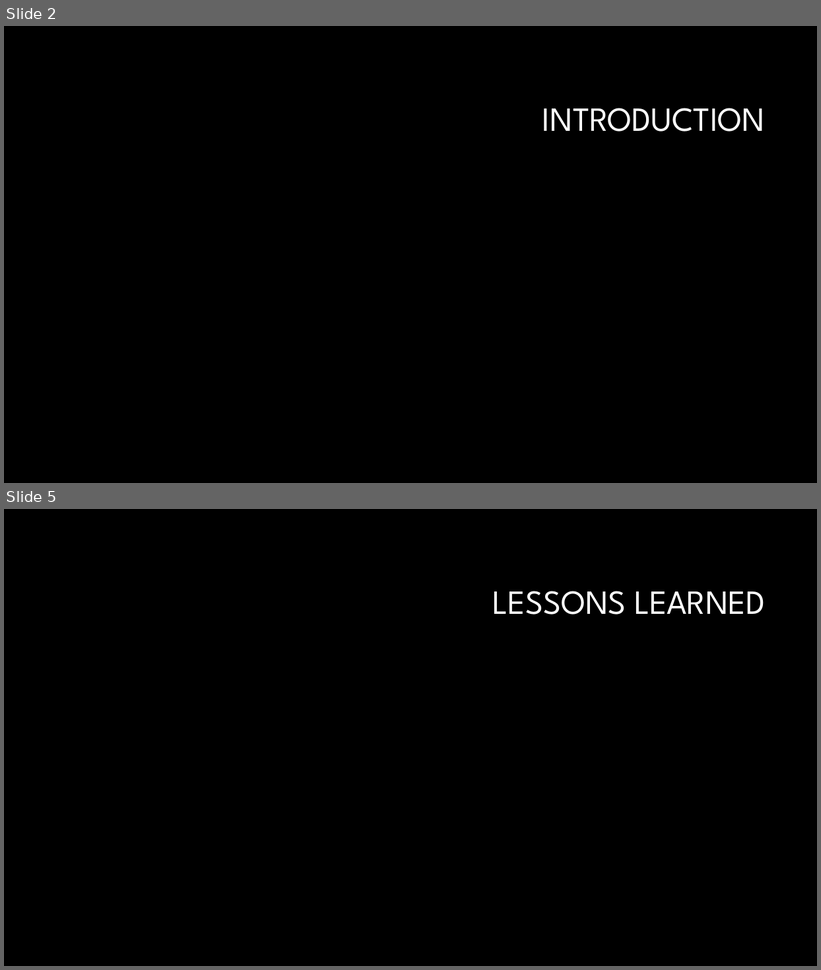
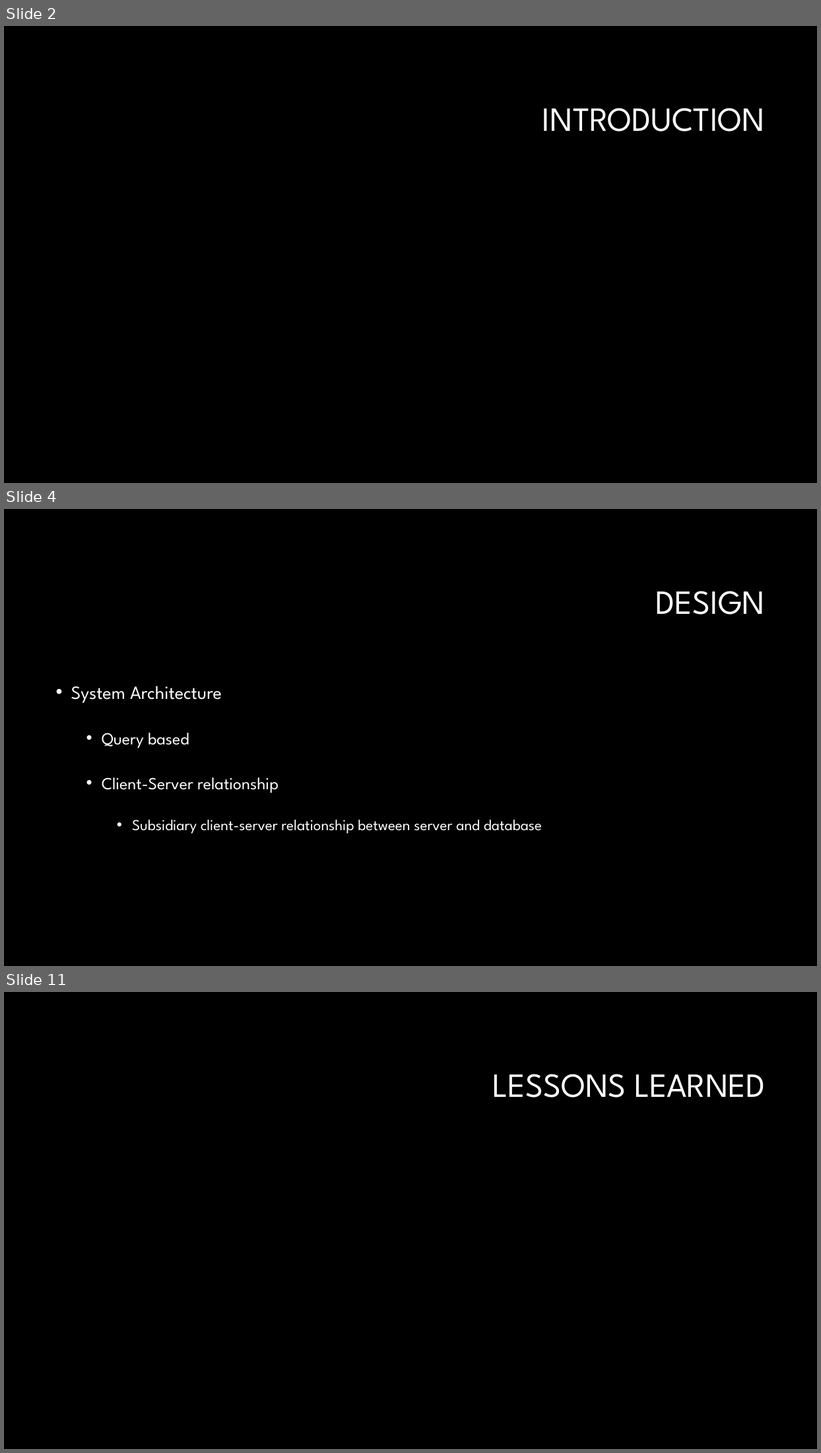
Before and after one commit to John-Neis/CSCI-463-Project, a slide deck: Presentation/Project_Presentation.pptx. Shown one above the other, each under a label of ours: slides 2 and 5 before the commit, slides 2, 4 and 11 after it; the slides between them are not shown. The pictures are 821x970 and 821x1453 pixels, drawn with LibreOffice and Linux fonts; fonts in the diff are those of the drawing; background and template pictures are left out. Boxes give left, top, right and bottom in pixels: in the first picture for what was removed or moved away, otherwise in the second. Text is boxed around its words. In the diff, an @@ line names an element or a change of style, - is before the commit and + after.

```diff
--- a/Presentation/Project_Presentation.pptx
+++ b/Presentation/Project_Presentation.pptx
@@ slide 4 added at (4,509,817,966), background #000000 @@
@@ title added at (656,591,766,615), 40 pt, text #FFFFFF @@
+DESIGN
@@ text added at (71,686,542,834), 18 pt, text #FFFFFF @@
+• System Architecture
+  • Query based
+  • Client-Server relationship
+    • Subsidiary client-server relationship between server and database
@@ what was slide 5 is now slide 11 @@
```
Also in this commit, not shown: 1 slide changed, 6 other slides added, 1 slide removed, 6 other files.
